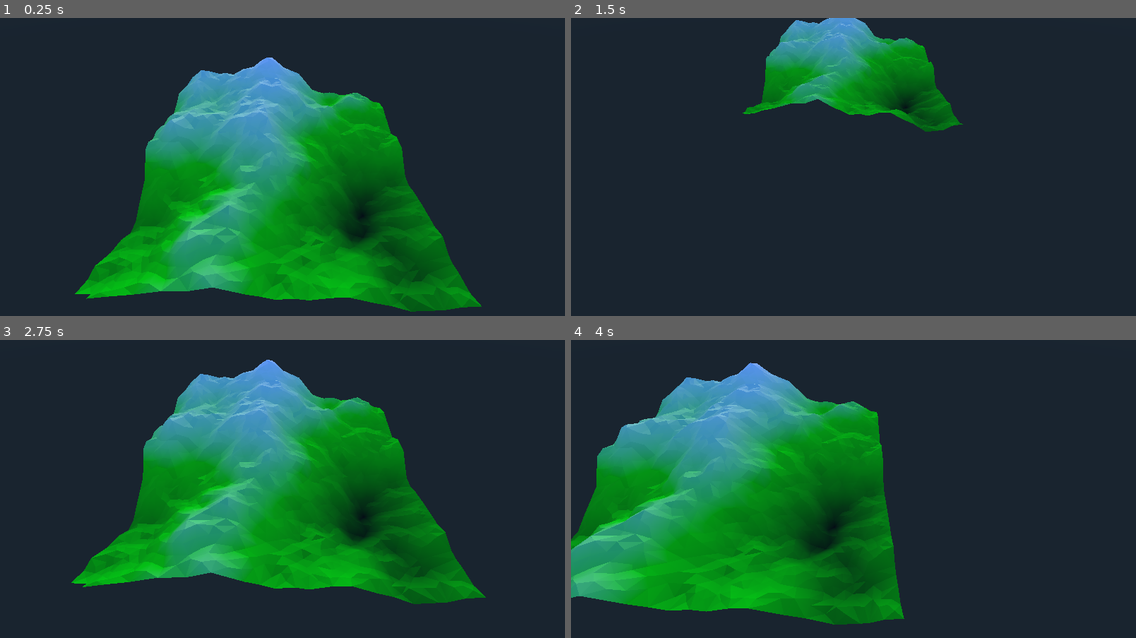
Above: before the commit, frames 1-4 (two rows, left to right).
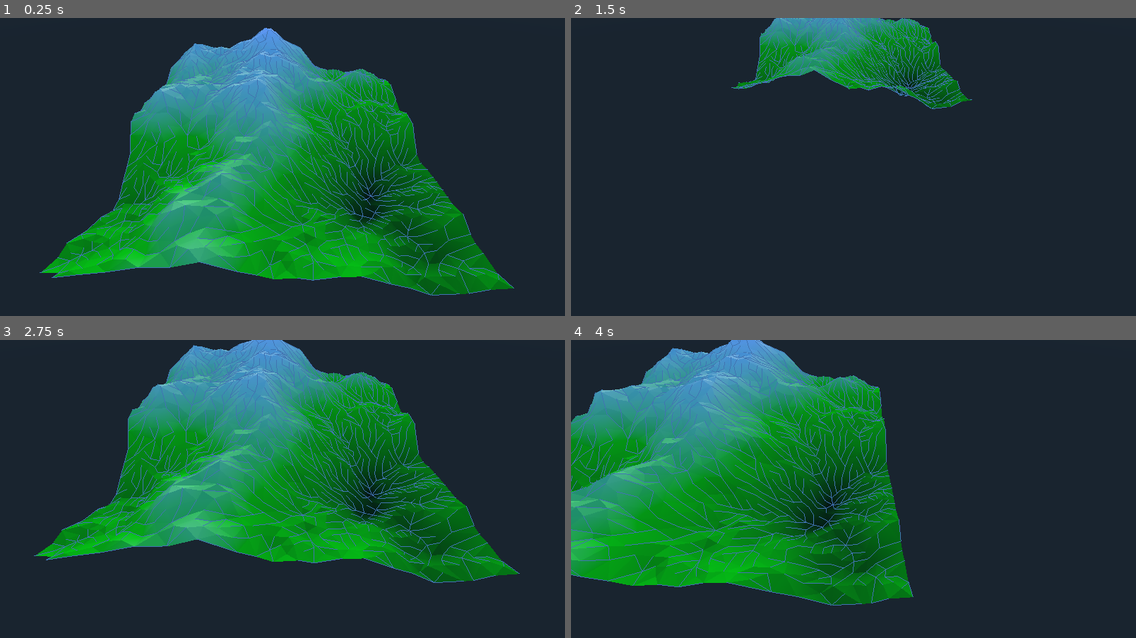
Above: after the commit, the same moments.

Repository: MichaelReel/Voronoi
Game: Godot game, scene res://Root.tscn
Two runs of this game, one before a commit and one after it. Both use one fixed random seed, a clock stepped at 60 frames per second and the inputs below.
Inputs:
- Up to frame 1 (0.25 s): no input
- Up to frame 2 (1.5 s): tap Enter at 0.5 s; hold Keypad 5 (camera_backward) 0.53-1.28 s; tap Keypad 1 (camera_down) at 1.35 s
- Up to frame 3 (2.75 s): tap Space at 2 s; hold Keypad 8 (camera_forward) from 2.03 s (still down)
- Up to frame 4 (4 s): release Keypad 8 (camera_forward) at 2.78 s; tap Keypad 4 (camera_left) at 2.85 s; tap Enter at 3.5 s; hold Keypad 6 (camera_right) from 3.53 s (still down)

The runs differ from the first frame. In frame 1, 35% of the frame differs, in the area x 7-91%, y 3-99%; in frame 2, 9.5%; in frame 3, 34%; in frame 4, 35%, in the area x 0-61%, y 0-96%.

Commit message:
Precursor to adding a sink-fill algorithm (probably Wang-Liu or Planchon-Darboux).

Diff:
--- /dev/null
+++ b/FlowDiagram.gd
@@ -0,0 +1,33 @@
+extends MeshInstance
+
+# Input graph - base triangle layout with flow calculated
+var input
+
+func do_flowmesh():
+	self.set_mesh(create_mesh())
+
+func create_mesh():
+	if not input:
+		print("No input or no surface tool supplied!")
+		return
+
+	# Create a new mesh
+	var mesh = Mesh.new()
+	var surfTool = SurfaceTool.new()
+
+	surfTool.begin(Mesh.PRIMITIVE_LINES)
+	surfTool.add_color(Color(1.0, 1.0, 1.0, 1.0))
+
+	# Put all vertices in for indexing
+	for vert in input.vertices:
+		surfTool.add_vertex(vert.pos)
+
+	# Create dependency lines
+	for vert in input.vertices:
+		if vert.dependancy:
+			surfTool.add_index(vert.index)
+			surfTool.add_index(vert.dependancy.index)
+
+	# Create mesh with SurfaceTool
+	surfTool.commit(mesh)
+	return mesh
--- a/Generator.gd
+++ b/Generator.gd
@@ -31,6 +31,12 @@
 	$HeightMap.input = graph
 	$HeightMap.do_heightmap()
 
+	# graph will have been updated by heightmap
+	# (This flow will need a little work to get right)
+	# Get FlowDiagram to draw the flows created in height map
+	$FlowDiagram.input = graph
+	$FlowDiagram.do_flowmesh()
+
 func create_vertices():
 	# Fully random point set:
 	for i in range(vertex_count):
--- a/Graph.gd
+++ b/Graph.gd
@@ -6,149 +6,220 @@
 var edges
 var triangles
 
+# Some fields used to track limits
+var min_height = INF
+var max_height = -INF
+
+# Water flow tree sinks
+var non_dependants
+
 class Vertex:
-    var pos    # Vector3
-    var index
-
-    # parent references
-    var edges      # Array of Edge
-    var tris       # Array of parent Triangle
-
-    func _init(vertex):
-        pos   = vertex
-        edges = []
-        tris  = []
-
-    static func sort(a, b):
-        # Sort by z then x then y
-        if a.pos.z > b.pos.z:
-            return true
-        elif a.pos.z == b.pos.z:
-            if a.pos.x < b.pos.x:
-                return true
-            elif a.pos.x == b.pos.x:
-                if a.pos.y < b.pos.y:
-                    return true
-        return false
-
-    func equals(b):
-        return pos.distance_to(b.pos) < EPSILON
-
-    static func make_clockwise(vl):
-        assert(len(vl) == 3)
-        var area2 = (vl[1].pos.x - vl[0].pos.x) * (vl[2].pos.z - vl[0].pos.z) - (vl[1].pos.z - vl[0].pos.z) * (vl[2].pos.x - vl[0].pos.x)
-        if area2 > 0:
-            var tmp = vl[2]
-            vl[2] = vl[1]
-            vl[1] = tmp
+	var pos    # Vector3
+	var index
+
+	# parent references
+	var edges      # Array of Edge
+	var tris       # Array of parent Triangle
+	var connectors # Array of connected vertices
+
+	# Water flow tree
+	var dependants      # Uphill
+	var dependancy      # Downhill
+
+	func _init(vertex):
+		pos        = vertex
+		edges      = []
+		tris       = []
+		connectors = []
+		dependants = []
+
+	static func sort(a, b):
+		# Sort by z then x then y
+		if a.pos.z > b.pos.z:
+			return true
+		elif a.pos.z == b.pos.z:
+			if a.pos.x < b.pos.x:
+				return true
+			elif a.pos.x == b.pos.x:
+				if a.pos.y < b.pos.y:
+					return true
+		return false
+
+	func equals(b):
+		return pos.distance_to(b.pos) < EPSILON
+
+	static func make_clockwise(vl):
+		assert(len(vl) == 3)
+		var area2 = (vl[1].pos.x - vl[0].pos.x) * (vl[2].pos.z - vl[0].pos.z) - (vl[1].pos.z - vl[0].pos.z) * (vl[2].pos.x - vl[0].pos.x)
+		if area2 > 0:
+			var tmp = vl[2]
+			vl[2] = vl[1]
+			vl[1] = tmp
+
+	func check_for_depency():
+		# find the lowest attached vertex,
+		# if lower that this, set as dependancy
+		# return true if dependency found
+		var min_connected = self
+
+		# Find the lowest
+		for v in connectors:
+			if v.pos.y < min_connected.pos.y:
+				min_connected = v
+
+		# Lower than this?
+		if not min_connected.equals(self):
+			dependancy = min_connected
+			min_connected.dependants = self
+			return true
+		else:
+			return false
 
 class Edge:
-    var v1    # Vertex
-    var v2    # Vertex
-
-    # parent references
-    var tris       # Array of parent Triangle
-
-    func _init(vert1, vert2):
-        if Vertex.sort(vert1, vert2):
-            v1 = vert1
-            v2 = vert2
-        else:
-            v1 = vert2
-            v2 = vert1
-        v1.edges.append(self)
-        v2.edges.append(self)
-        tris = []
-
-    static func sort(a, b):
-        # Sort by first vertex first - vertices should already be sorted
-        if Vertex.sort(a.v1, b.v1):
-            return true
-        elif (a.v1.equals(b.v1)):
-            if Vertex.sort(b.v2, b.v2):
-                return true
-        return false
-
-    func equals(b):
-        return v1.equals(b.v1) and v2.equals(b.v2)
+	var v1    # Vertex
+	var v2    # Vertex
+
+	# parent references
+	var tris       # Array of parent Triangle
+
+	func _init(vert1, vert2):
+		# Add the vertices in sorted order
+		# This simplifies equality test
+		if Vertex.sort(vert1, vert2):
+			v1 = vert1
+			v2 = vert2
+		else:
+			v1 = vert2
+			v2 = vert1
+
+		# Update joined vertices:
+		v1.edges.append(self)
+		v1.connectors.append(v2)
+		v2.edges.append(self)
+		v2.connectors.append(v1)
+
+		# Initialise triangle list
+		tris = []
+
+	static func sort(a, b):
+		# Sort by first vertex first - vertices should already be sorted
+		if Vertex.sort(a.v1, b.v1):
+			return true
+		elif (a.v1.equals(b.v1)):
+			if Vertex.sort(b.v2, b.v2):
+				return true
+		return false
+
+	func equals(b):
+		# This assumes vertices are in sorted order
+		return v1.equals(b.v1) and v2.equals(b.v2)
 
 class Triangle:
-    var e1
-    var e2
-    var e3
-    var v1
-    var v2
-    var v3
-
-    func _init(edge1, edge2, edge3, vert1, vert2, vert3):
-        e1 = edge1
-        e2 = edge2
-        e3 = edge3
-        v1 = vert1
-        v2 = vert2
-        v3 = vert3
-        for c in [edge1, edge2, edge3, vert1, vert2, vert3]:
-            c.tris.append(self)
-
-    static func sort(a, b):
-        # Sort by first edge first - edges will already be in order
-        if Edge.sort(a.e1, b.e1):
-            return true
-        elif a.e1.equals(b.e1):
-            if Edge.sort(a.e2, b.e2):
-                return true
-            elif a.e2.equals(b.e2):
-                if Edge.sort(a.e3, b.e3):
-                    return true
-        return false
-
-    func equals(b):
-        return e1.equals(b.e1) and e2.equals(b.e2) and e3.equals(b.e3)
+	var e1
+	var e2
+	var e3
+	var v1
+	var v2
+	var v3
+
+	func _init(edge1, edge2, edge3, vert1, vert2, vert3):
+		e1 = edge1
+		e2 = edge2
+		e3 = edge3
+		v1 = vert1
+		v2 = vert2
+		v3 = vert3
+		for c in [edge1, edge2, edge3, vert1, vert2, vert3]:
+			c.tris.append(self)
+
+	static func sort(a, b):
+		# Sort by first edge first - edges will already be in order
+		if Edge.sort(a.e1, b.e1):
+			return true
+		elif a.e1.equals(b.e1):
+			if Edge.sort(a.e2, b.e2):
+				return true
+			elif a.e2.equals(b.e2):
+				if Edge.sort(a.e3, b.e3):
+					return true
+		return false
+
+	func equals(b):
+		return e1.equals(b.e1) and e2.equals(b.e2) and e3.equals(b.e3)
 
 func _init():
-    vertices  = []
-    edges     = []
-    triangles = []
+	vertices  = []
+	edges     = []
+	triangles = []
 
 func clear():
-    vertices.clear()
-    edges.clear()
-    triangles.clear()
+	vertices.clear()
+	edges.clear()
+	triangles.clear()
 
 func add_triangle(vec1, vec2, vec3):
-    # Add vertices, or use existing ones
-    var vl = []
-    for vector in [Vertex.new(vec1), Vertex.new(vec2), Vertex.new(vec3)]:
-        var v = vector
-        var v_ind = vertices.bsearch_custom(v, Vertex, "sort")
-        if vertices and v_ind >= 0 and v_ind < len(vertices) and v.equals(vertices[v_ind]):
-            v = vertices[v_ind]
-        else:
-            vertices.insert(v_ind, v)
-        vl.append(v)
-    Vertex.make_clockwise(vl)
-
-    # Add edges, or use existing ones
-    var el = []
-    for edge in [Edge.new(vl[0], vl[1]), Edge.new(vl[1], vl[2]), Edge.new(vl[2], vl[0])]:
-        var e = edge
-        var e_ind = edges.bsearch_custom(e, Edge, "sort")
-        if edges and e_ind >= 0 and e_ind < len(edges) and e.equals(edges[e_ind]):
-            e = edges[e_ind]
-        else:
-            edges.insert(e_ind, e)
-        el.append(e)
-
-    # Add triangle
-    var tri = Triangle.new(el[0], el[1], el[2], vl[0], vl[1], vl[2])
-    var t_ind = triangles.bsearch_custom(tri, Triangle, "sort")
-    # Not super worried about duplicates here
-    triangles.insert(t_ind, tri)
+	# Add vertices, or use existing ones
+	var vl = []
+	for vector in [Vertex.new(vec1), Vertex.new(vec2), Vertex.new(vec3)]:
+		var v = vector
+		var v_ind = vertices.bsearch_custom(v, Vertex, "sort")
+		if vertices and v_ind >= 0 and v_ind < len(vertices) and v.equals(vertices[v_ind]):
+			v = vertices[v_ind]
+		else:
+			vertices.insert(v_ind, v)
+		vl.append(v)
+	Vertex.make_clockwise(vl)
+
+	# Add edges, or use existing ones
+	var el = []
+	for edge in [Edge.new(vl[0], vl[1]), Edge.new(vl[1], vl[2]), Edge.new(vl[2], vl[0])]:
+		var e = edge
+		var e_ind = edges.bsearch_custom(e, Edge, "sort")
+		if edges and e_ind >= 0 and e_ind < len(edges) and e.equals(edges[e_ind]):
+			e = edges[e_ind]
+		else:
+			edges.insert(e_ind, e)
+		el.append(e)
+
+	# Add triangle
+	var tri = Triangle.new(el[0], el[1], el[2], vl[0], vl[1], vl[2])
+	var t_ind = triangles.bsearch_custom(tri, Triangle, "sort")
+	# Not super worried about duplicates here
+	triangles.insert(t_ind, tri)
+
+func create_height_features(hashes, base_height, start_amp, amp_multiplier):
+	# This takes an array of hash functions to be accumulated for each vertex
+	# The hash instances in hashes need to implement a getHash(x, y) function
+	# Each getHash will be call for each vertex and the height added by amplitude
+	# Where amplitude is modified for each hashes by the multiplier
+
+	# Reset limits
+	min_height = INF
+	max_height = -INF
+
+	for v in vertices:
+		var new_height = base_height
+		var amp = start_amp
+		for p in hashes:
+			new_height += p.getHash(v.pos.x, v.pos.z) * amp
+			amp *= amp_multiplier
+		v.pos.y = new_height
+		min_height = min(min_height, new_height)
+		max_height = max(max_height, new_height)
 
 func update_vertex_indices():
-    # Vertices should already be ordered and unique
-    # Just update the internal indices
-    var ind = 0
-    for vert in vertices:
-        vert.index = ind
-        ind += 1
+	# Vertices should already be ordered and unique
+	# Just update the internal indices
+	var ind = 0
+	for vert in vertices:
+		vert.index = ind
+		ind += 1
+
+func create_flow_trees():
+	non_dependants = []
+	for v in vertices:
+		if not v.check_for_depency():
+			non_dependants.append(v)
+
+func erode_height_features():
+	pass
--- a/HeightMap.gd
+++ b/HeightMap.gd
@@ -13,9 +13,6 @@
 
 var render_as = 2
 
-# Some fields used to select colours for triangle render
-var min_height = INF
-var max_height = -INF
 var color_scale
 
 # Hide/Show
@@ -31,29 +28,24 @@
 	# Update the input graph to give variable heights
 	add_base_height_features()
 
+	# Try to describe water movement dependency
+	input.create_flow_trees()
+
 	# Erode
-	erode_height_features()
+	input.erode_height_features()
 
 	# Creating drawing elements
 	# Create a mesh from the voronoi site info
 	self.set_mesh(create_mesh())
 
+func add_base_height_features():
+	var procs = [
+		Perlin.new(0.125, 0.125, 1.0, 0.1),
+		Perlin.new(0.03125, 0.03125, 1.0, 0.1),
+		Perlin.new(0.0078125, 0.0078125, 1.0, 0.1),
+	]
 
-func add_base_height_features():
-	var perlin1 = Perlin.new(0.125, 0.125, 1.0, 0.1)
-	var perlin2 = Perlin.new(0.03125, 0.03125, 1.0, 0.1)
-	var perlin3 = Perlin.new(0.0078125, 0.0078125, 1.0, 0.1)
-
-	for v in input.vertices:
-		var new_height = perlin1.getOctaveHash(v.pos.x, v.pos.z) * 0.5
-		new_height += perlin2.getOctaveHash(v.pos.x, v.pos.z) * 0.125
-		new_height += perlin3.getOctaveHash(v.pos.x, v.pos.z) * 0.03125
-		v.pos.y = new_height
-		min_height = min(min_height, new_height)
-		max_height = max(max_height, new_height)
-
-func erode_height_features():
-	pass
+	input.create_height_features(procs, 0.125, 0.5, 0.25)
 
 func create_mesh():
 	if not input:
@@ -86,7 +78,7 @@
 
 		Mesh.PRIMITIVE_TRIANGLES:
 			# Recalculate the colour scale
-			color_scale = (2.0 / (max_height - min_height))
+			color_scale = (2.0 / (input.max_height - input.min_height))
 
 			surfTool.begin(Mesh.PRIMITIVE_TRIANGLES)
 			for tri in input.triangles:
@@ -106,8 +98,8 @@
 
 func add_coloured_vertex(surfTool, pos):
 	var height = pos.y
-	var red = max(((height - min_height) * color_scale) - 1.0, 0.0)
-	var green = min((height - min_height) * color_scale, 1.0)
-	var blue = max(((height - min_height) * color_scale) - 1.0, 0.0)
+	var red = max(((height - input.min_height) * color_scale) - 1.0, 0.0)
+	var green = min((height - input.min_height) * color_scale, 1.0)
+	var blue = max(((height - input.min_height) * color_scale) - 1.0, 0.0)
 	surfTool.add_color(Color(red, green, blue, 1.0))
 	surfTool.add_vertex(pos)
--- a/Root.tscn
+++ b/Root.tscn
@@ -1,9 +1,10 @@
-[gd_scene load_steps=8 format=2]
+[gd_scene load_steps=9 format=2]
 
 [ext_resource path="res://Generator.gd" type="Script" id=1]
 [ext_resource path="res://Voronoi.gd" type="Script" id=2]
 [ext_resource path="res://HeightMap.gd" type="Script" id=3]
-[ext_resource path="res://CameraControl.gd" type="Script" id=4]
+[ext_resource path="res://FlowDiagram.gd" type="Script" id=4]
+[ext_resource path="res://CameraControl.gd" type="Script" id=5]
 
 [sub_resource type="Shader" id=1]
 
@@ -53,7 +54,6 @@
 
 [node name="HeightMap" type="MeshInstance" parent="Generator" index="1"]
 
-transform = Transform( 1, 0, 0, 0, 1, 0, 0, 0, 1, 0, 0.01, 0 )
 layers = 1
 material_override = SubResource( 2 )
 cast_shadow = 1
@@ -66,8 +66,26 @@
 mesh = null
 skeleton = NodePath("..")
 script = ExtResource( 3 )
+_sections_unfolded = [ "Transform" ]
 
-[node name="BaseOutline" type="MeshInstance" parent="Generator" index="2"]
+[node name="FlowDiagram" type="MeshInstance" parent="Generator" index="2"]
+
+transform = Transform( 1, 0, 0, 0, 1, 0, 0, 0, 1, 0, 0.001, 0 )
+layers = 1
+material_override = null
+cast_shadow = 1
+extra_cull_margin = 0.0
+use_in_baked_light = false
+lod_min_distance = 0.0
+lod_min_hysteresis = 0.0
+lod_max_distance = 0.0
+lod_max_hysteresis = 0.0
+mesh = null
+skeleton = NodePath("..")
+script = ExtResource( 4 )
+_sections_unfolded = [ "Transform" ]
+
+[node name="BaseOutline" type="MeshInstance" parent="Generator" index="3"]
 
 transform = Transform( 1, 0, 0, 0, 1, 0, 0, 0, 1, 0.5, -0.01, 0.5 )
 visible = false
Not shown: 1 places in Root.tscn that only renumber resources
